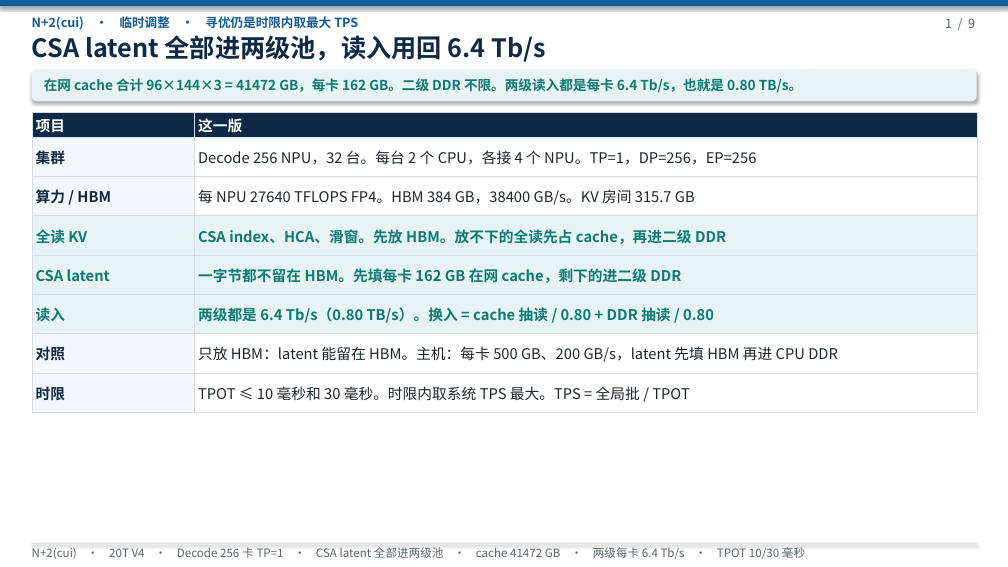
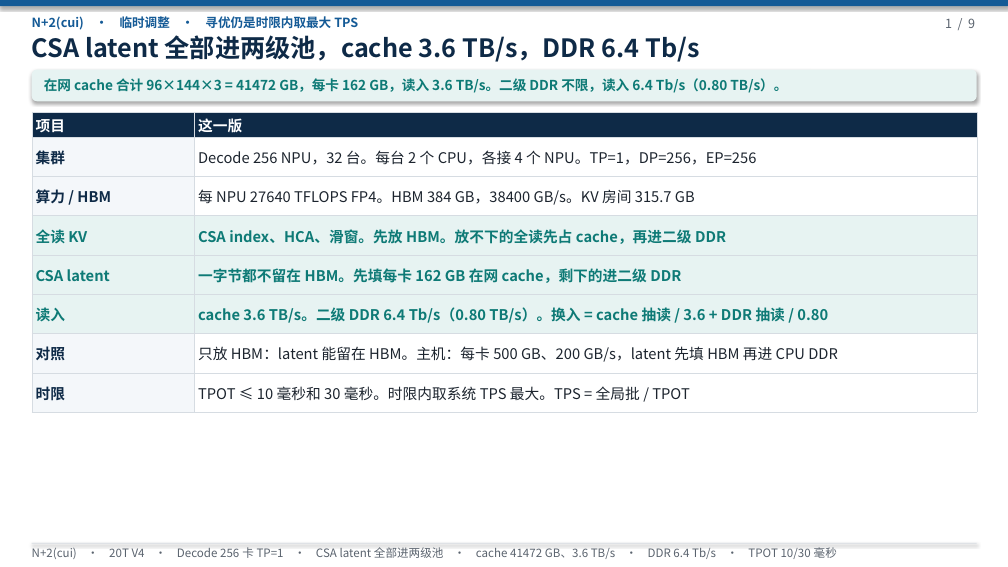
Before and after one commit to 69515164-rgb/UCL-MPComm, a slide deck: slide 1 of docs/N+2(cui)-20T-V4-两级池放CSA LATENT-590A.pptx. Drawn at 1008x567 pixels with LibreOffice and Linux fonts; fonts in the diff are those of the drawing. Boxes give left, top, right and bottom in pixels: in the first picture for what was removed or moved away, otherwise in the second. Text is boxed around its words. In the diff, an @@ line names an element or a change of style, - is before the commit and + after.

```diff
--- a/docs/N+2(cui)-20T-V4-两级池放CSA LATENT-590A.pptx
+++ b/docs/N+2(cui)-20T-V4-两级池放CSA LATENT-590A.pptx
@@ text at [32,35,699,62]: text changed @@
-CSA latent 全部进两级池，读入用回 6.4 Tb/s
+CSA latent 全部进两级池，cache 3.6 TB/s，DDR 6.4 Tb/s
@@ text at [44,78,787,93]: text changed @@
-在网 cache 合计 96×144×3 = 41472 GB，每卡 162 GB。二级 DDR 不限。两级读入都是每卡 6.4 Tb/s，也就是 0.80 TB/s。
+在网 cache 合计 96×144×3 = 41472 GB，每卡 162 GB，读入 3.6 TB/s。二级 DDR 不限，读入 6.4 Tb/s（0.80 TB/s）。
@@ table at [32,112,977,411] @@
-row 6, column 2: 两级都是 6.4 Tb/s（0.80 TB/s）。换入 = cache 抽读 / 0.80 + DDR 抽读 / 0.80
+row 6, column 2: cache 3.6 TB/s。二级 DDR 6.4 Tb/s（0.80 TB/s）。换入 = cache 抽读 / 3.6 + DDR 抽读 / 0.80
@@ text at [32,547,837,559]: text changed @@
-N+2(cui) · 20T V4 · Decode 256 卡 TP=1 · CSA latent 全部进两级池 · cache 41472 GB · 两级每卡 6.4 Tb/s · TPOT 10/30 毫秒
+N+2(cui) · 20T V4 · Decode 256 卡 TP=1 · CSA latent 全部进两级池 · cache 41472 GB、3.6 TB/s · DDR 6.4 Tb/s · TPOT 10/30 毫秒
```
Also in this commit, not shown: 8 other slides changed, 1 other file.
